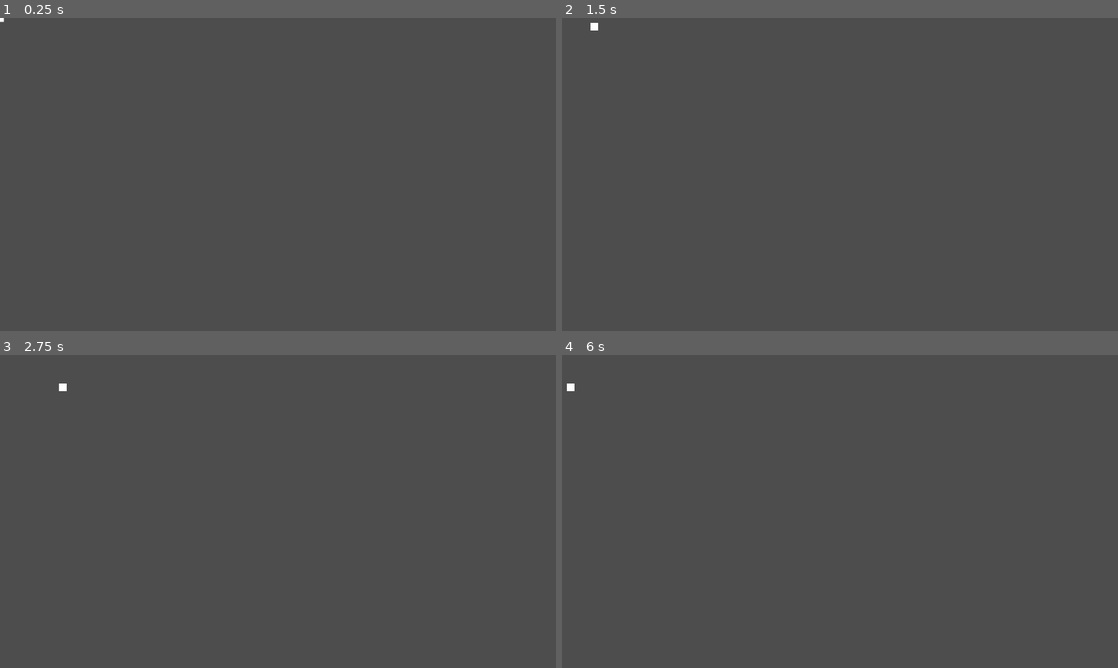
Above: before the commit, frames 1-4 (two rows, left to right).
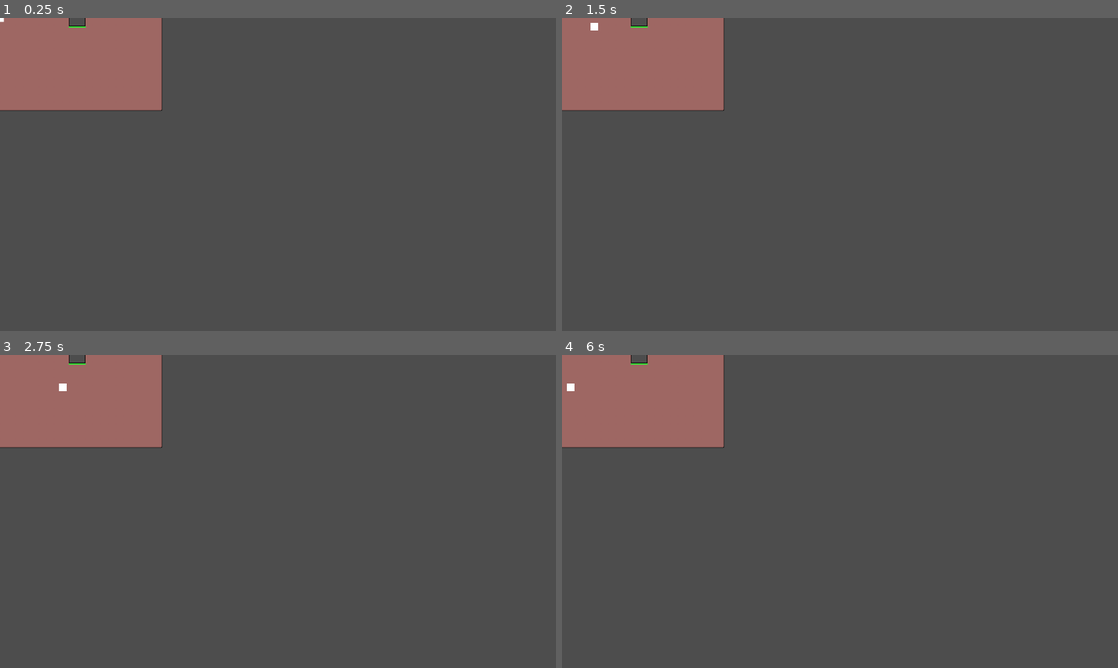
Above: after the commit, the same moments.

Repository: bendy1234/xhacks
Game: Godot game, scene res://scenes/main.tscn
The game is run twice, just before and just after one commit, with the same random seed, the same clock (stepped at 60 frames per second) and the same inputs.
Inputs (mouse positions are in pixels of both pictures, inside the frame that each line leads up to):
- Up to frame 1 (0.25 s): no input
- Up to frame 2 (1.5 s): tap Enter at 0.5 s; move the mouse to (962, 158) at 0.52 s; hold D (right) 0.53-1.28 s; hold Space (spacebar) 0.53-1.28 s; click (962, 158) at 0.67 s; move the mouse to (728, 190) at 1.27 s; hold S (down) from 1.28 s (still down); tap Space (spacebar) at 1.35 s
- Up to frame 3 (2.75 s): move the mouse to (333, 442) at 2.02 s; release S (down) at 2.03 s; hold D (right) from 2.03 s (still down); hold Space (spacebar) from 2.03 s (still down)
- Up to frame 4 (6 s): move the mouse to (812, 574) at 2.77 s; release D (right) at 2.78 s; release Space (spacebar) at 2.78 s; hold W (up) 2.78-3.53 s; tap Space (spacebar) at 2.85, 4.35, 5, 5.85 s; click (812, 574) at 2.92 s; move the mouse to (1006, 558) at 3.52 s; hold Space (spacebar) 3.53-4.28 s; hold A (left) 3.53-5.03 s; tap Enter at 4.25, 5.75 s; move the mouse to (673, 464) at 4.27 s; move the mouse to (867, 511) at 5.02 s; hold S (down) 5.03-5.78 s; hold Space (spacebar) 5.03-5.78 s; click (867, 511) at 5.17 s; move the mouse to (756, 433) at 5.77 s; hold D (right) from 5.78 s (still down)

The runs differ from the first frame. In frame 1, 8.5% of the frame differs, in the area x 0-30%, y 0-30%; in frame 2, 8.5%; in frame 3, 8.5%; in frame 4, 8.5%.
Error before the commit: Parse Error: Identifier "mine" not declared in the current scope. (res://code/main.gd:7)

Commit message:
fixed leftover code

Diff:
--- a/code/main.gd
+++ b/code/main.gd
@@ -3,6 +3,4 @@
 
 # Called when the node enters the scene tree for the first time.
 func _ready() -> void:
-
-	add_child(mine.instantiate())
 	WorldManager.enter_town($Player)
--- /dev/null
+++ b/code/mine.gd
@@ -0,0 +1,11 @@
+extends Node2D
+
+
+# Called when the node enters the scene tree for the first time.
+func _ready() -> void:
+	pass # Replace with function body.
+
+
+# Called every frame. 'delta' is the elapsed time since the previous frame.
+func _process(delta: float) -> void:
+	pass
--- a/code/player.gd
+++ b/code/player.gd
@@ -8,7 +8,6 @@
 #region position stuff
 var area = WorldManager.Area.TOWN
 var area_num = 0 # for mine depth & town number
-var mine_states = [] # array to store tilemap data
 #endregion
 
 func _ready() -> void:
--- a/scenes/mine.tscn
+++ b/scenes/mine.tscn
@@ -1,8 +1,10 @@
 [gd_scene format=4 uid="uid://crt4soc2gwp0g"]
 
 [ext_resource type="TileSet" uid="uid://ihhqe44qj28d" path="res://resources/underground_tile_set.tres" id="1_kqr42"]
+[ext_resource type="Script" uid="uid://cqyoru7yihw7a" path="res://code/mine.gd" id="1_yym1a"]
 
 [node name="Mine" type="Node2D" unique_id=1242237538]
+script = ExtResource("1_yym1a")
 
 [node name="TileMapLayer" type="TileMapLayer" parent="." unique_id=1322630421]
 tile_map_data = PackedByteArray("AAAUAAsAAAALAAMAAAAUAAoAAAALAAIAAAAUAAkAAAALAAIAAAAUAAgAAAALAAIAAAAUAAcAAAALAAIAAAAUAA …(4432 unchanged characters)…
Not shown, added: code/mine.gd.uid
